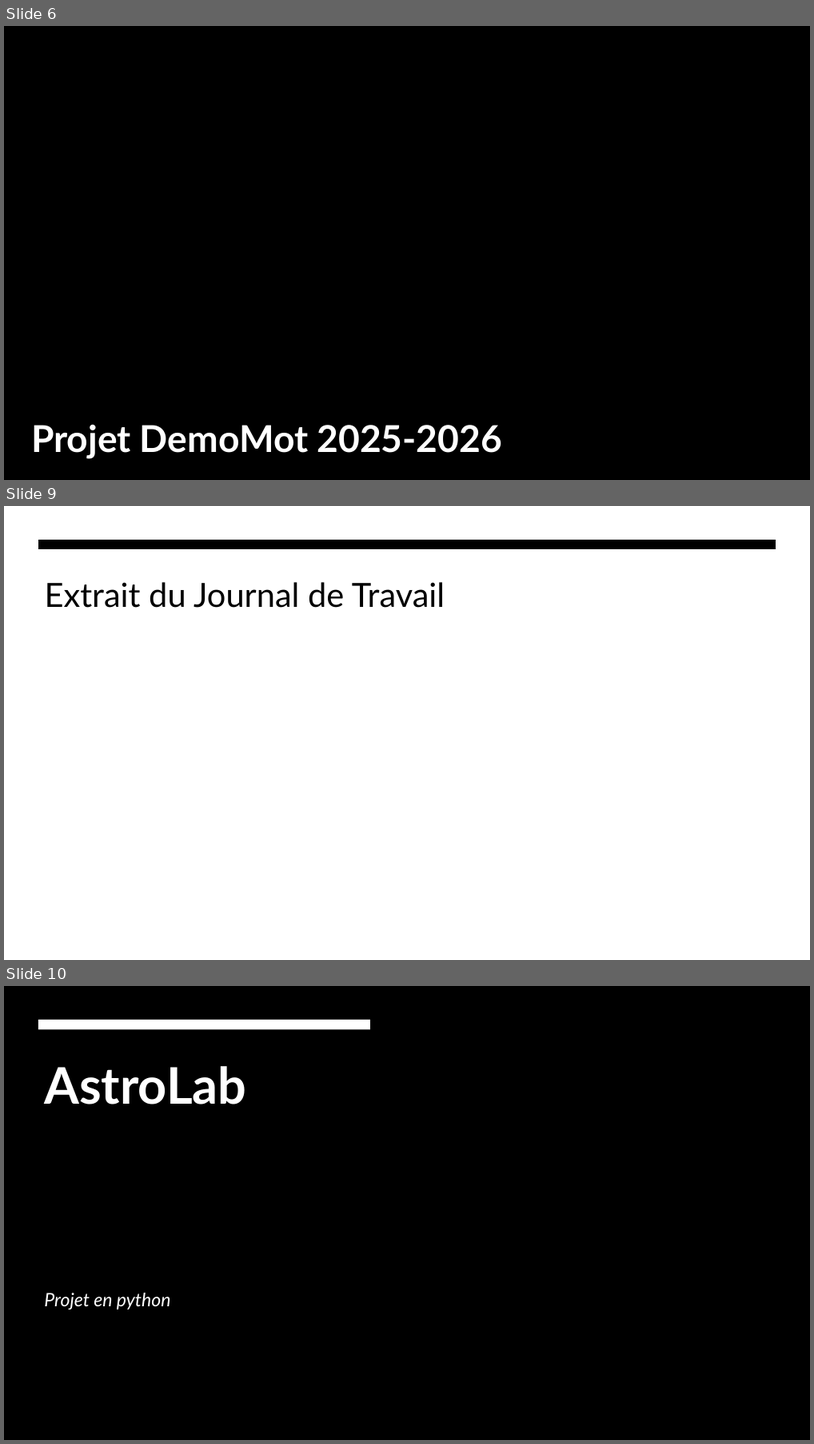
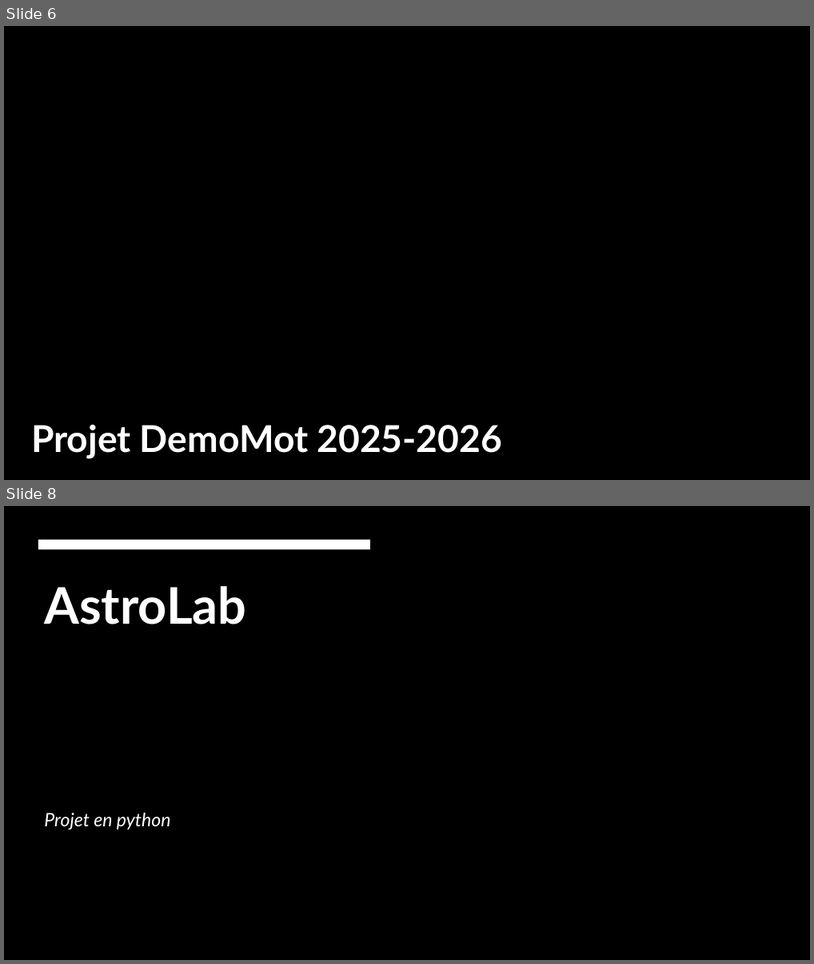
Before and after one commit to Agashae/SitesWeb, a slide deck: MoonWebsite/annexe/Presentation.pptx. Shown one above the other, each under a label of ours: slides 6, 9 and 10 before the commit, slides 6 and 8 after it; the slides between them are not shown. The pictures are 814x1444 and 814x964 pixels, drawn with LibreOffice and Linux fonts; fonts in the diff are those of the drawing; background and template pictures are left out. Boxes give left, top, right and bottom in pixels: in the first picture for what was removed or moved away, otherwise in the second. Text is boxed around its words. In the diff, an @@ line names an element or a change of style, - is before the commit and + after.

```diff
--- a/MoonWebsite/annexe/Presentation.pptx
+++ b/MoonWebsite/annexe/Presentation.pptx
@@ slide 9 removed at [4, 506, 810, 960], background #FFFFFF @@
@@ freeform shape removed at [38, 540, 777, 549] @@
@@ title removed at [45, 582, 445, 608] @@
-Extrait du Journal de Travail
@@ what was slide 10 is now slide 8 @@
```
Also in this commit, not shown: 6 slides changed, 1 slide added, 1 other slide removed, 5 other files.
